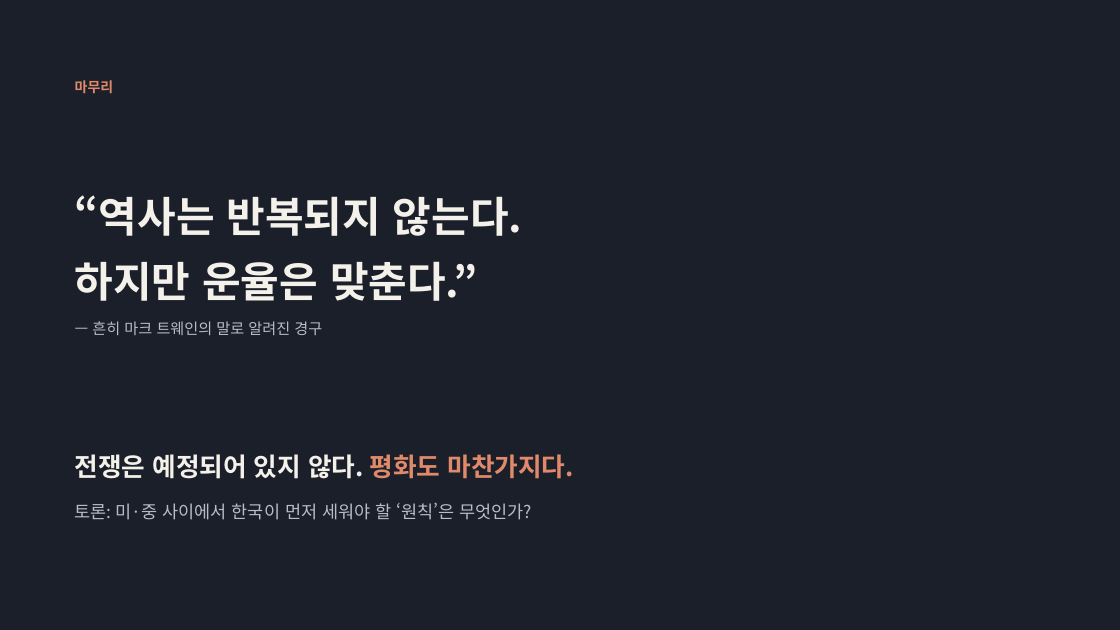
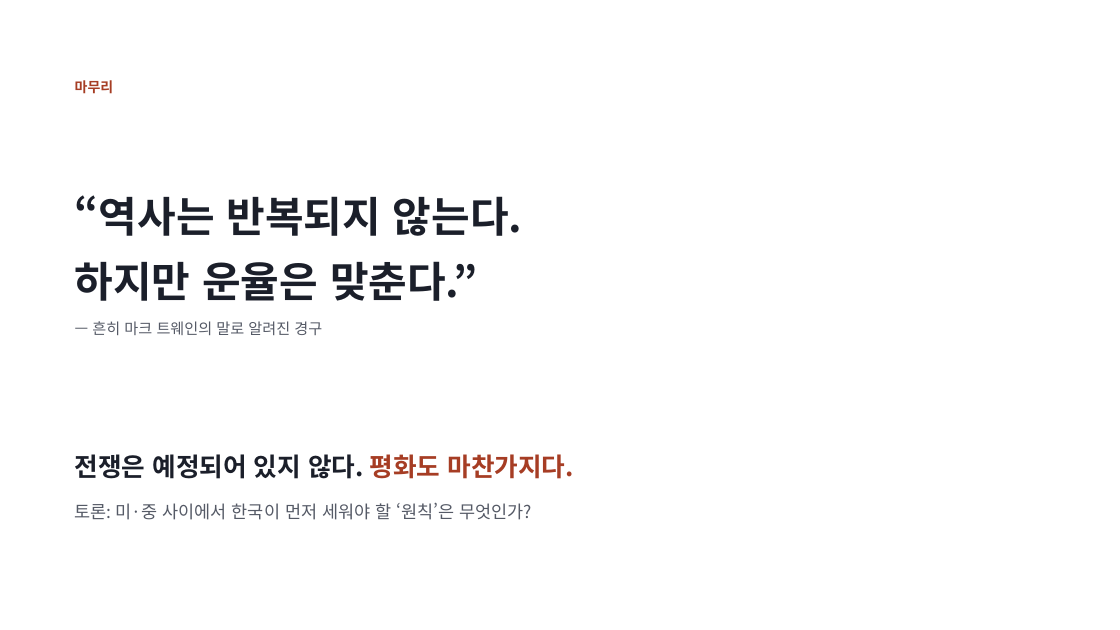
Before and after one commit to hpark1947/Politics, a slide deck: slide 20 of 발표자료/예정된 전쟁.pptx. Drawn at 1120x630 pixels with LibreOffice and Linux fonts; fonts in the diff are those of the drawing. Boxes give left, top, right and bottom in pixels: in the first picture for what was removed or moved away, otherwise in the second. Text is boxed around its words. In the diff, an @@ line names an element or a change of style, - is before the commit and + after.

```diff
--- a/발표자료/예정된 전쟁.pptx
+++ b/발표자료/예정된 전쟁.pptx
@@ background #1B1F2A to #FFFFFF @@
@@ text "마무리" at bbox=[75, 80, 114, 94]: text colour #E08A6B to #A63D24 @@
@@ text "“역사는 반복되지 않는다." at bbox=[75, 195, 523, 301]: text colour #F4F1EA to #1B1F2A @@
@@ text "— 흔히 마크 트웨인의 말로 ..." at bbox=[92, 321, 322, 335]: text colour #B9BCC6 to #555A66 @@
@@ text "전쟁은 예정되어 있지 않다. 평화도 ..." at bbox=[75, 454, 574, 479]: text colour #F4F1EA to #1B1F2A in "전쟁은 예정되어 있지 않다."; text colour #E08A6B to #A63D24 in "평화도 마찬가지다." @@
@@ text "토론: 미·중 사이에서 한국이 먼저 ..." at bbox=[75, 502, 532, 520]: text colour #B9BCC6 to #555A66 @@
```
Also in this commit, not shown: 19 other slides changed.
